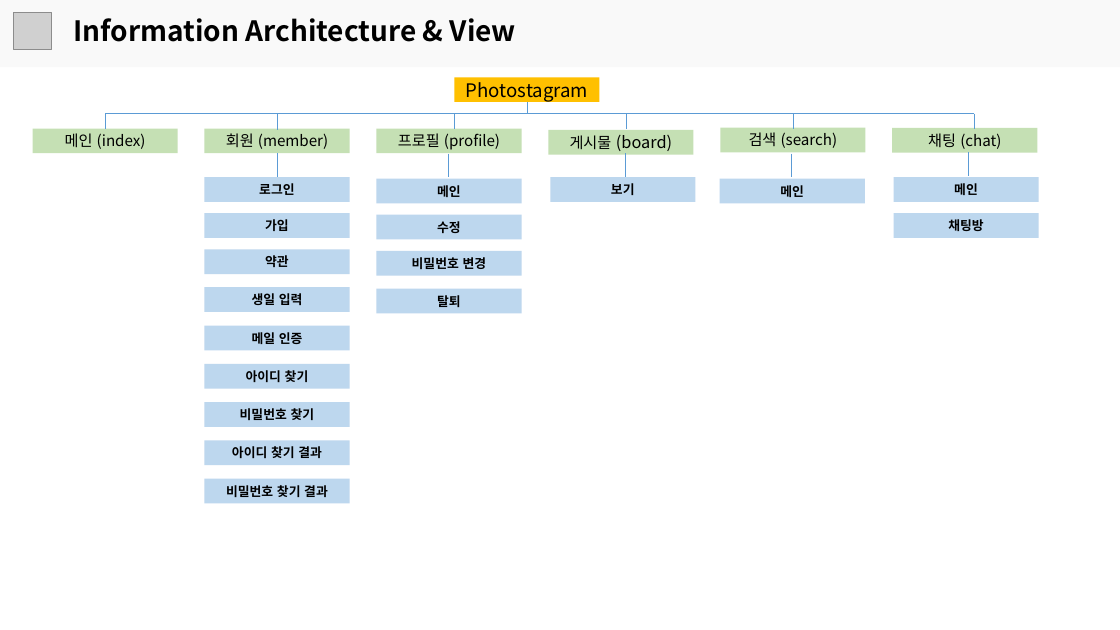
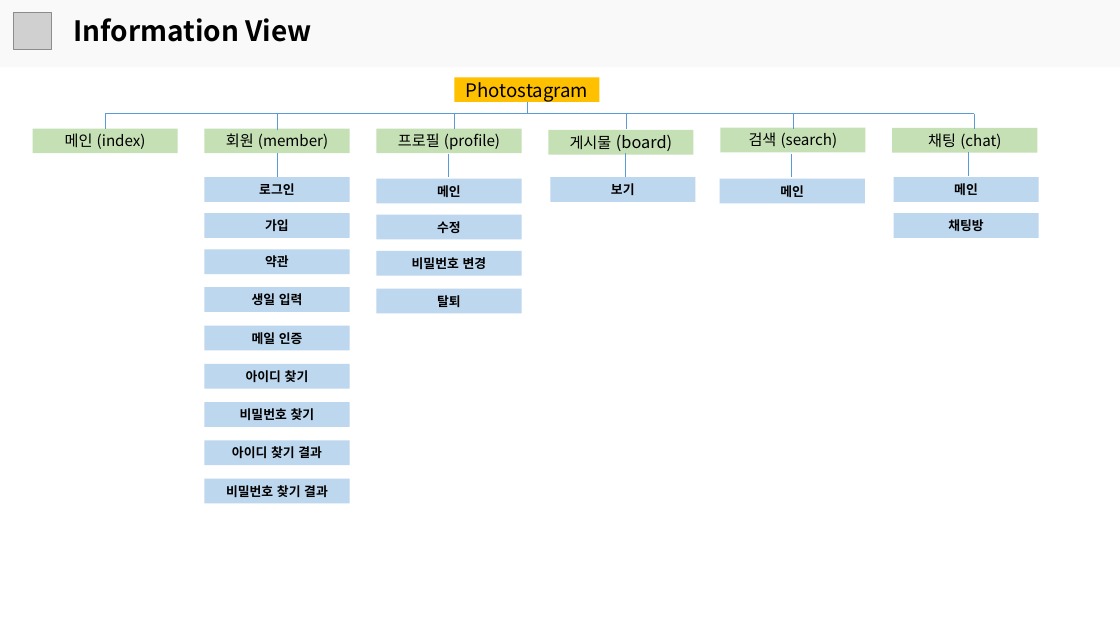
Before and after one commit to JGwanghou/Photostagram_, a slide deck: slide 7 of 프로젝트 발표 보고서.pptx. Drawn at 1120x630 pixels with LibreOffice and Linux fonts; fonts in the diff are those of the drawing; grey boxes stand for pictures. Boxes give left, top, right and bottom in pixels: in the first picture for what was removed or moved away, otherwise in the second. Text is boxed around its words. In the diff, an @@ line names an element or a change of style, - is before the commit and + after.

```diff
--- a/프로젝트 발표 보고서.pptx
+++ b/프로젝트 발표 보고서.pptx
@@ text at box(73, 18, 312, 42): text changed @@
-Information Architecture & View
+Information View
```
Also in this commit, not shown: 5 other slides changed, 4 slides added, 3 slides removed, 8 other files.
